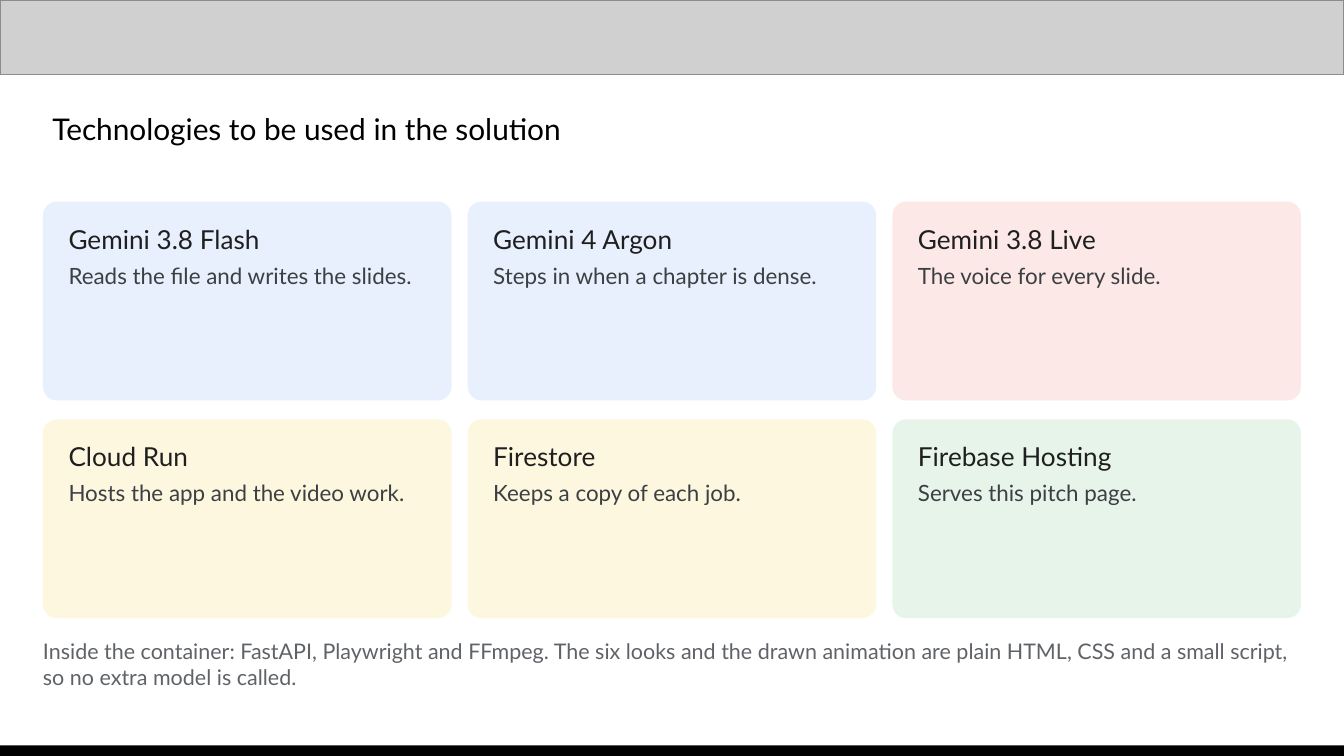
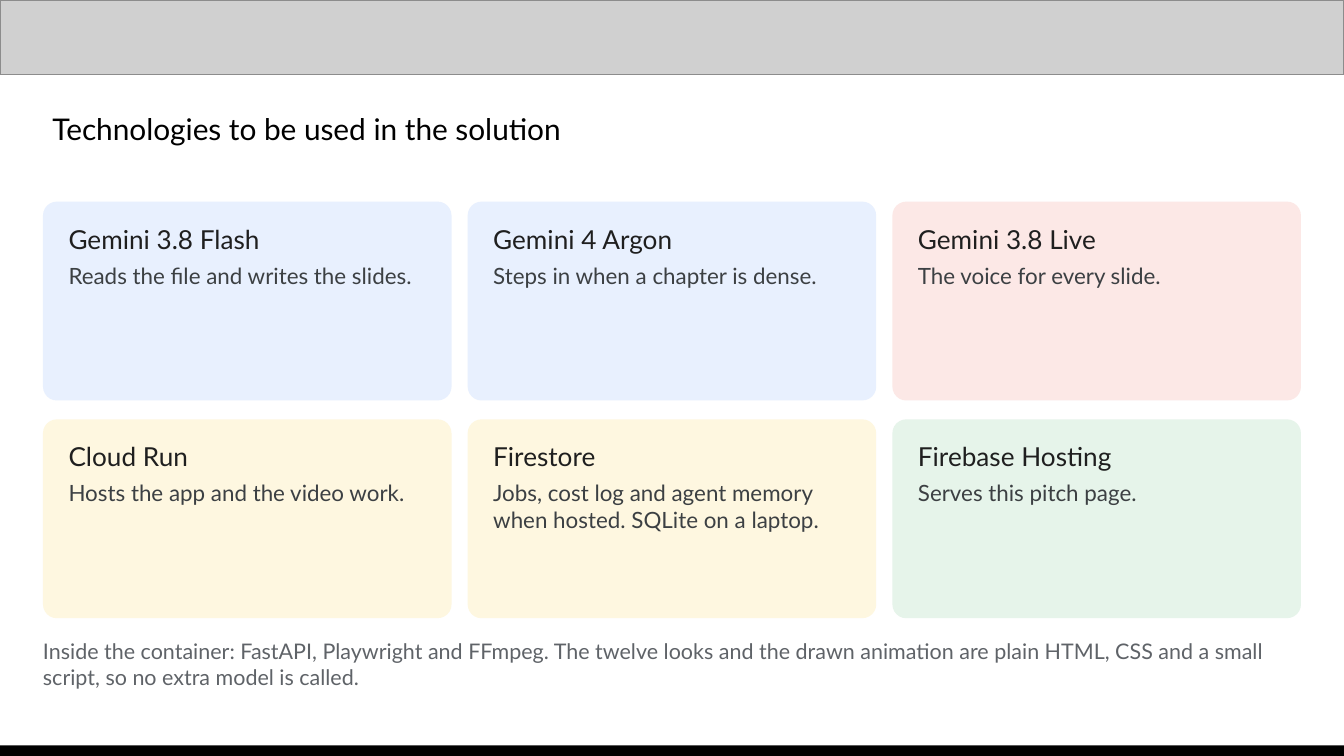
Before and after one commit to saitej123/Gemini-Multimodal-Studio, a slide deck: slide 9 of Template/Out/Multimodal Studio - AI Builder Cup.pptx. Drawn at 1344x756 pixels with LibreOffice and Linux fonts; fonts in the diff are those of the drawing; grey boxes stand for pictures. Boxes give left, top, right and bottom in pixels: in the first picture for what was removed or moved away, otherwise in the second. Text is boxed around its words. In the diff, an @@ line names an element or a change of style, - is before the commit and + after.

```diff
--- a/Template/Out/Multimodal Studio - AI Builder Cup.pptx
+++ b/Template/Out/Multimodal Studio - AI Builder Cup.pptx
@@ text in rounded rectangle at (x1=493, y1=484, x2=819, y2=532): text changed @@
-Keeps a copy of each job.
+Jobs, cost log and agent memory when hosted. SQLite on a laptop.
@@ text at (x1=43, y1=643, x2=1263, y2=689): text changed @@
-Inside the container: FastAPI, Playwright and FFmpeg. The six looks and the drawn animation are plain HTML, CSS and a small script, so no extra model is called.
+Inside the container: FastAPI, Playwright and FFmpeg. The twelve looks and the drawn animation are plain HTML, CSS and a small script, so no extra model is called.
```
Also in this commit, not shown: 6 other slides changed, 1 slide added, 24 other files.
